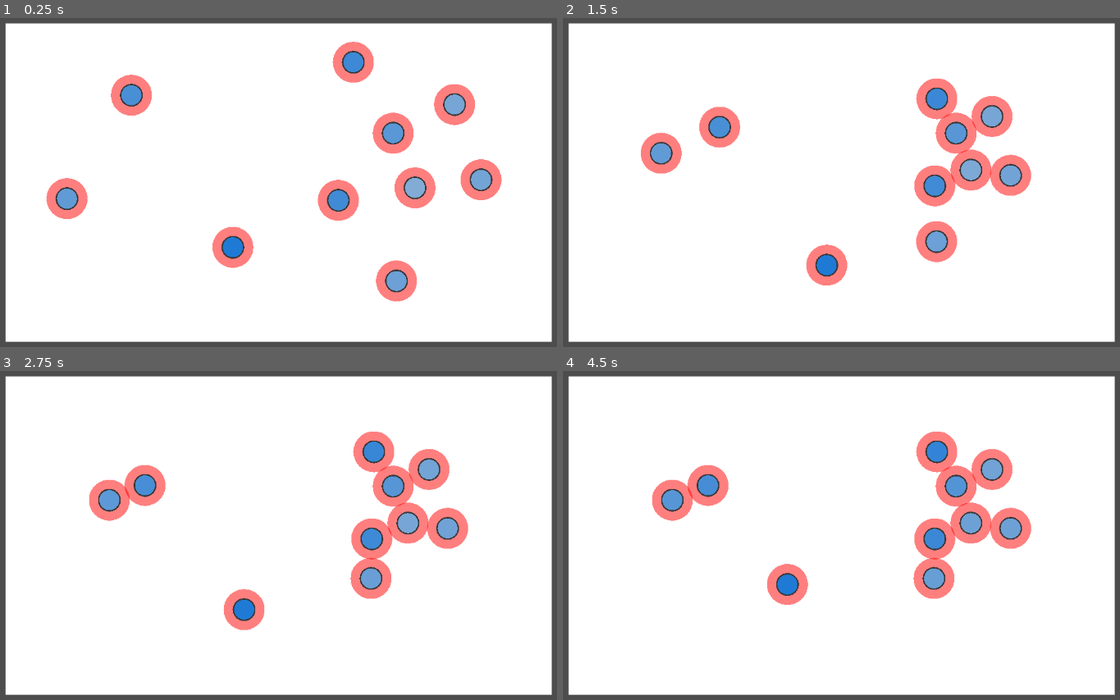
Above: before the commit, frames 1-4 (two rows, left to right).
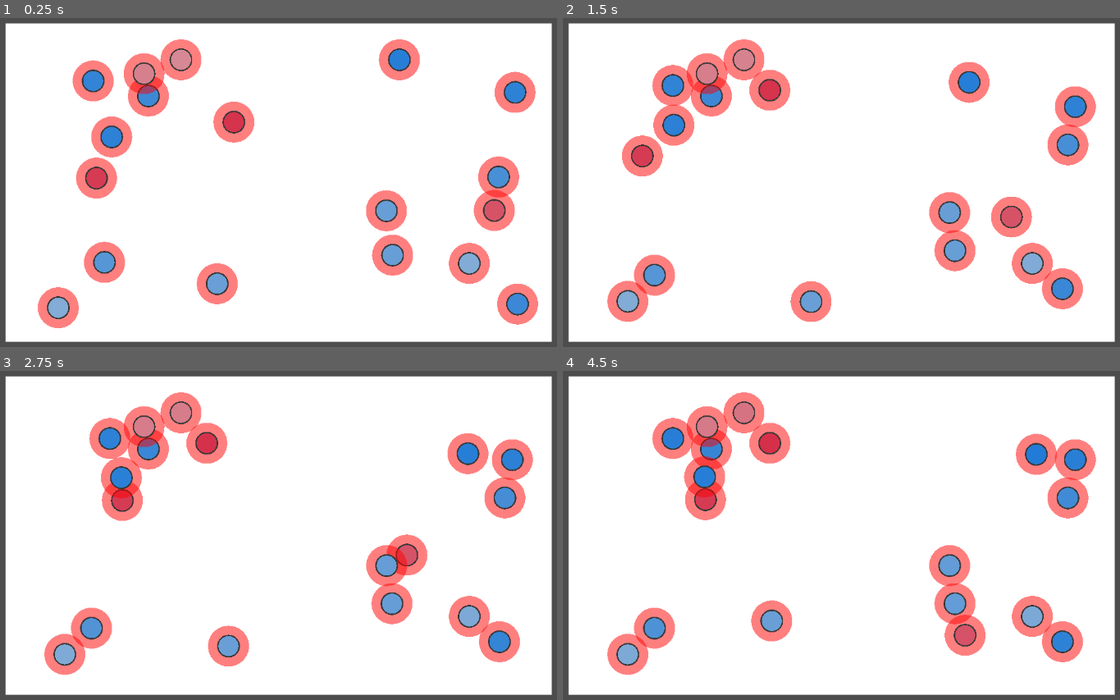
Above: after the commit, the same moments.

Repository: s7eamy/social-bubbles
Game: Godot game, scene res://scenes/levels/test_level/test_level.tscn
Two runs of this game, one before a commit and one after it. Both use one fixed random seed, a clock stepped at 60 frames per second and the inputs below. This scene is started directly instead of the project's main scene.
Inputs:
- Up to frame 1 (0.25 s): no input
- Up to frame 2 (1.5 s): no input
- Up to frame 3 (2.75 s): no input
- Up to frame 4 (4.5 s): no input

The runs differ from the first frame. In frame 1, 19% of the frame differs, in the area x 6-97%, y 6-95%; in frame 2, 18%; in frame 3, 18%; in frame 4, 18%.

Commit message:
Undo accidental changes

Diff:
--- a/scenes/levels/test_level/test_level.gd
+++ b/scenes/levels/test_level/test_level.gd
@@ -5,7 +5,7 @@
 # Called when the node enters the scene tree for the first time.
 func _ready() -> void:
 	randomize()
-	var num_units = 10
+	var num_units = randi_range(12, 36)
 	for i in range(num_units):
 		var unit_instance = unit_scene.instantiate()
 		unit_instance.position = Vector2(
--- a/scenes/unit/unit.gd
+++ b/scenes/unit/unit.gd
@@ -2,7 +2,7 @@
 
 class_name Unit
 
-# Speed of unitw
+# Speed of unit
 var speed: float = 120.0
 # Time interval to update direction
 var update_interval: float
@@ -32,7 +32,7 @@
 func _ready() -> void:
 	randomize()
 	update_interval = randf_range(0.1, 0.9)
-	media_literacy_score = randi_range(10, 100);
+	media_literacy_score = randi_range(-100, 100);
 	update_color()
 
 func _draw() -> void:
